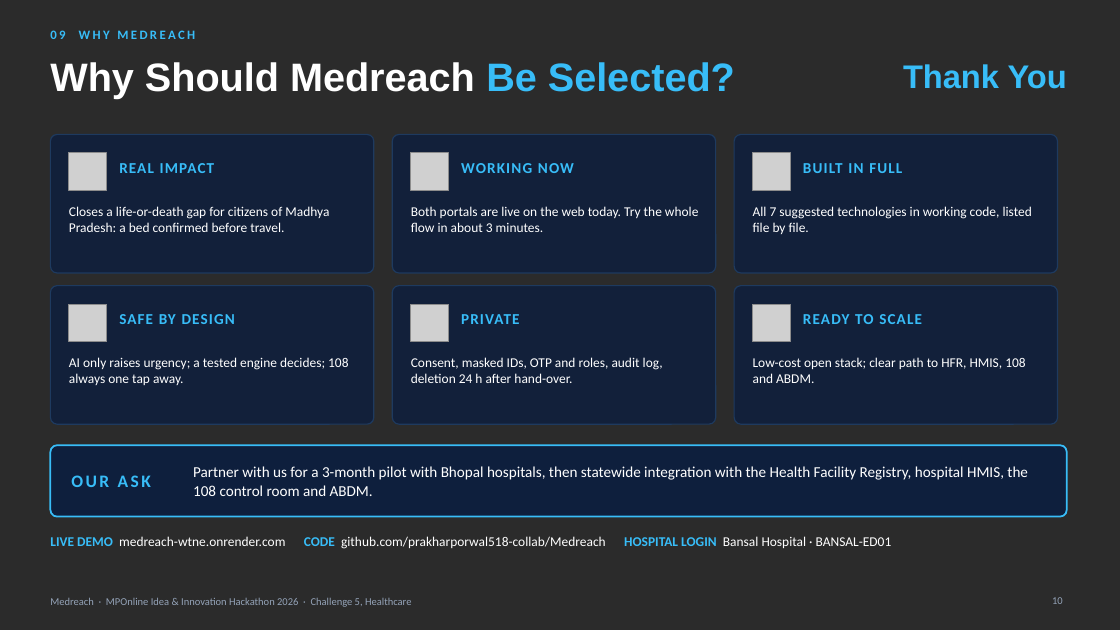
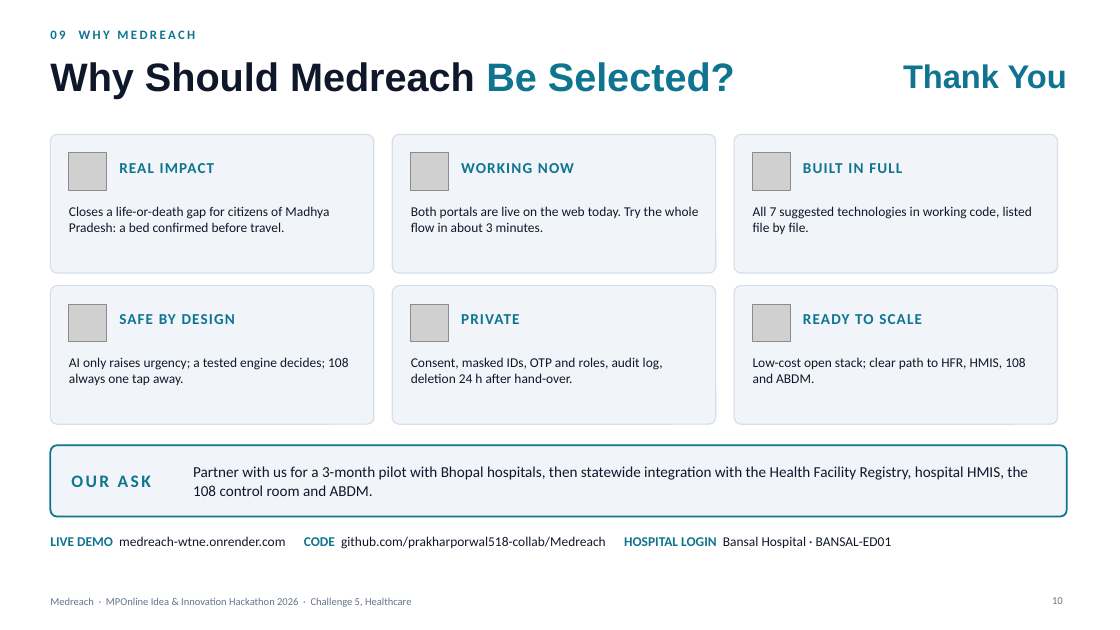
Before and after one commit to prakharporwal518-collab/Medreach, a slide deck: slide 10 of public/downloads/Medreach-Presentation-Final.pptx. Drawn at 1120x630 pixels with LibreOffice and Linux fonts; fonts in the diff are those of the drawing; grey boxes stand for pictures; background and template pictures are left out; a plain dark background stands for a picture behind light text. Boxes give left, top, right and bottom in pixels: in the first picture for what was removed or moved away, otherwise in the second. Text is boxed around its words. In the diff, an @@ line names an element or a change of style, - is before the commit and + after.

```diff
--- a/public/downloads/Medreach-Presentation-Final.pptx
+++ b/public/downloads/Medreach-Presentation-Final.pptx
@@ background picture (left out) to #FFFFFF @@
@@ title "Why Should Medreach Be Selected?" at bbox=[50, 62, 735, 99]: text colour #FFFFFF to #0F172A in "Why Should Medreach"; text colour #38BDF8 to #0E7490 in "Be Selected?" @@
@@ fill #0E1F3D at 85% opacity to #F1F5F9; outline #1E3A5F 1 pt to #D6DEE8 1 pt in 6 elements at bbox=[50, 134, 374, 273], bbox=[392, 134, 716, 273], bbox=[734, 134, 1058, 273], bbox=[50, 286, 374, 424], bbox=[392, 286, 716, 424], bbox=[734, 286, 1058, 424] @@
@@ rounded rectangle at bbox=[50, 445, 1067, 517]: fill #0E1F3D to #F1F5F9; outline #38BDF8 1.5 pt to #0E7490 1.5 pt @@
@@ text colour #38BDF8 to #0E7490 in 9 elements at bbox=[50, 30, 195, 39], bbox=[903, 64, 1067, 89], bbox=[119, 163, 215, 173], bbox=[461, 163, 574, 173], bbox=[803, 163, 902, 173], bbox=[119, 314, 235, 324], bbox=[461, 314, 519, 324], bbox=[803, 314, 922, 324], bbox=[71, 475, 151, 487] @@
@@ text colour #FFFFFF to #0F172A in 7 elements at bbox=[69, 206, 329, 232], bbox=[411, 206, 699, 232], bbox=[753, 206, 1032, 234], bbox=[69, 357, 348, 385], bbox=[411, 357, 663, 383], bbox=[753, 357, 1025, 383], bbox=[193, 466, 1028, 496] @@
@@ text "LIVE DEMO medreach-wtne.onrender.com CODE github.com/prakhar ..." at bbox=[50, 536, 892, 549]: text colour #38BDF8 to #0E7490 in "LIVE DEMO CODE HOSPITAL LOGIN"; text colour #FFFFFF to #0F172A in "medreach-wtne.onrender.com github.com/prakharporwal518-colla ..." @@
@@ text "Medreach · MPOnline Idea & ..." at bbox=[50, 597, 411, 607]: text colour #94A3B8 to #64748B @@
@@ page number at bbox=[1052, 597, 1063, 604]: text colour #94A3B8 to #64748B @@
```
Also in this commit, not shown: 9 other slides changed, 4 other files.
